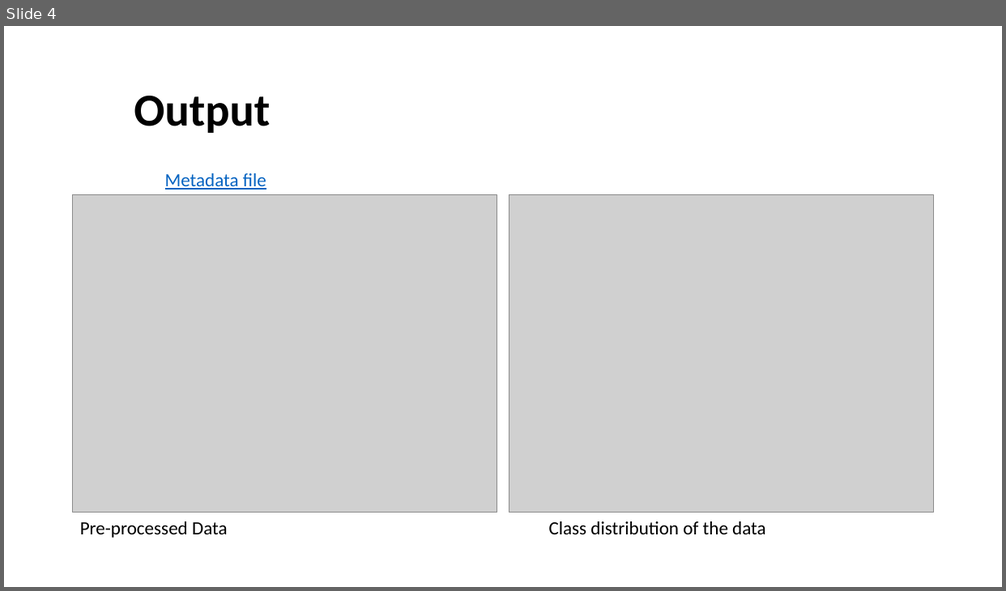
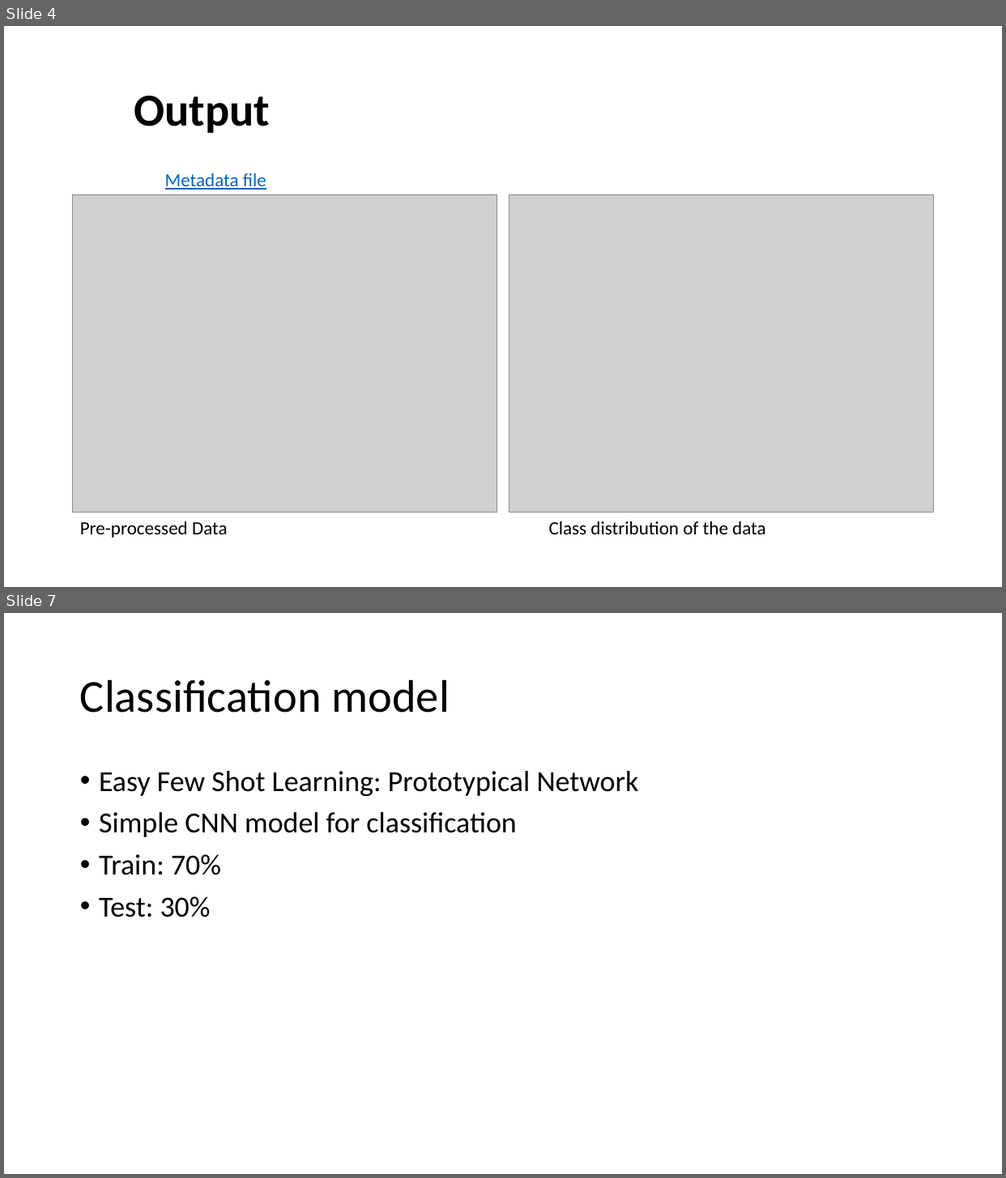
Before and after one commit to keerthan-ugrani/Praktikum, a slide deck: Internship-1.pptx. Shown one above the other, each under a label of ours: slide 4 before the commit, slides 4 and 7 after it; the slides between them are not shown. The pictures are 1006x591 and 1006x1178 pixels, drawn with LibreOffice and Linux fonts; fonts in the diff are those of the drawing; grey boxes stand for pictures. Boxes give left, top, right and bottom in pixels: in the first picture for what was removed or moved away, otherwise in the second. Text is boxed around its words. In the diff, an @@ line names an element or a change of style, - is before the commit and + after.

```diff
--- a/Internship-1.pptx
+++ b/Internship-1.pptx
@@ slide 7 added at [4, 613, 1002, 1174], background #FFFFFF @@
@@ title added at [80, 679, 450, 713], 44 pt, text #000000 @@
+Classification model
@@ text added at [99, 771, 639, 918], 28 pt, text #000000 @@
+• Easy Few Shot Learning: Prototypical Network
+• Simple CNN model for classification
+• Train: 70%
+• Test: 30%
```
Also in this commit, not shown: 6 other slides added, 19 other files.
